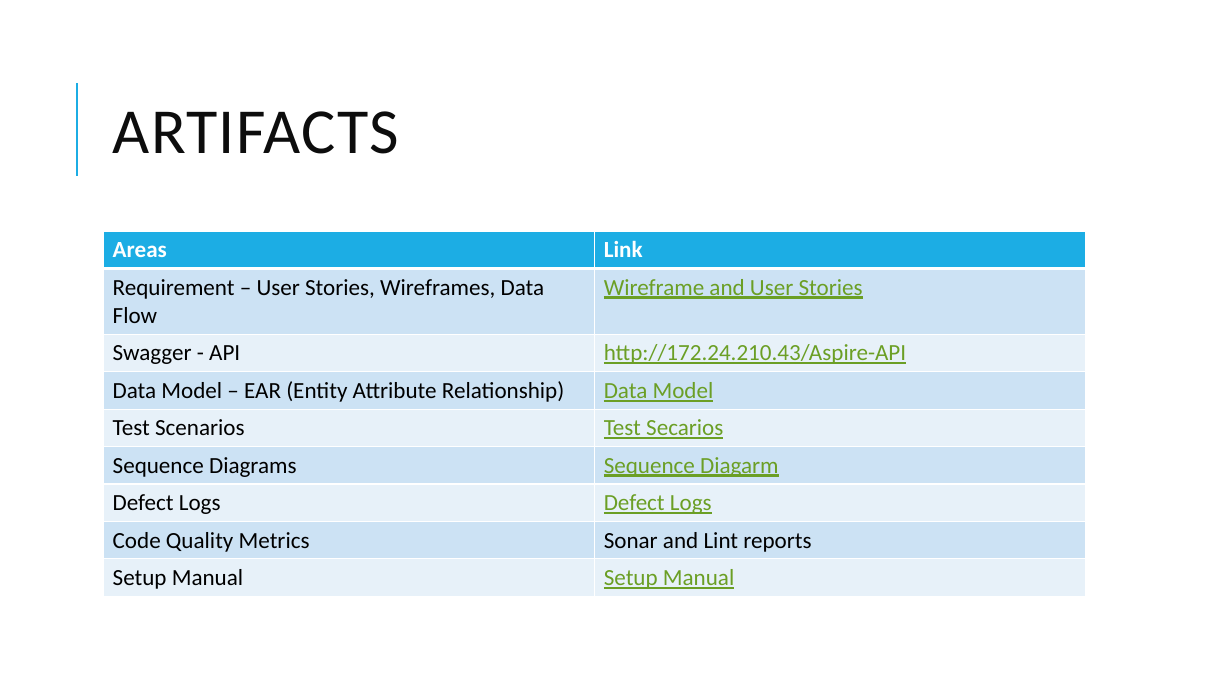
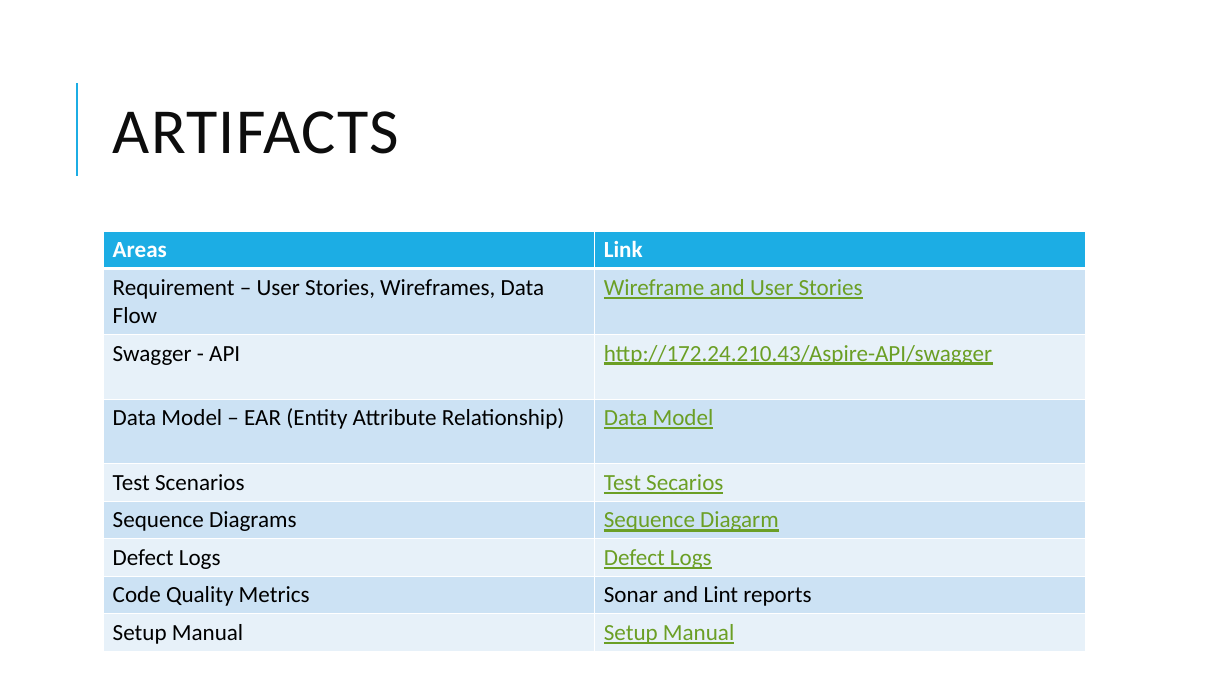
Before and after one commit to arvi9/ASPNet-WebAPI-Anngular-Project, a slide deck: slide 8 of Aurora/Demo/Aurora Demo.pptx. Drawn at 1232x693 pixels with LibreOffice and Linux fonts; fonts in the diff are those of the drawing. Boxes give left, top, right and bottom in pixels: in the first picture for what was removed or moved away, otherwise in the second. Text is boxed around its words. In the diff, an @@ line names an element or a change of style, - is before the commit and + after.

```diff
--- a/Aurora/Demo/Aurora Demo.pptx
+++ b/Aurora/Demo/Aurora Demo.pptx
@@ table at (104, 231, 1086, 650) @@
-row 3, column 2: http://172.24.210.43/Aspire-API
+row 3, column 2: http://172.24.210.43/Aspire-API/swagger
```
Also in this commit, not shown: 1 other slide changed.
